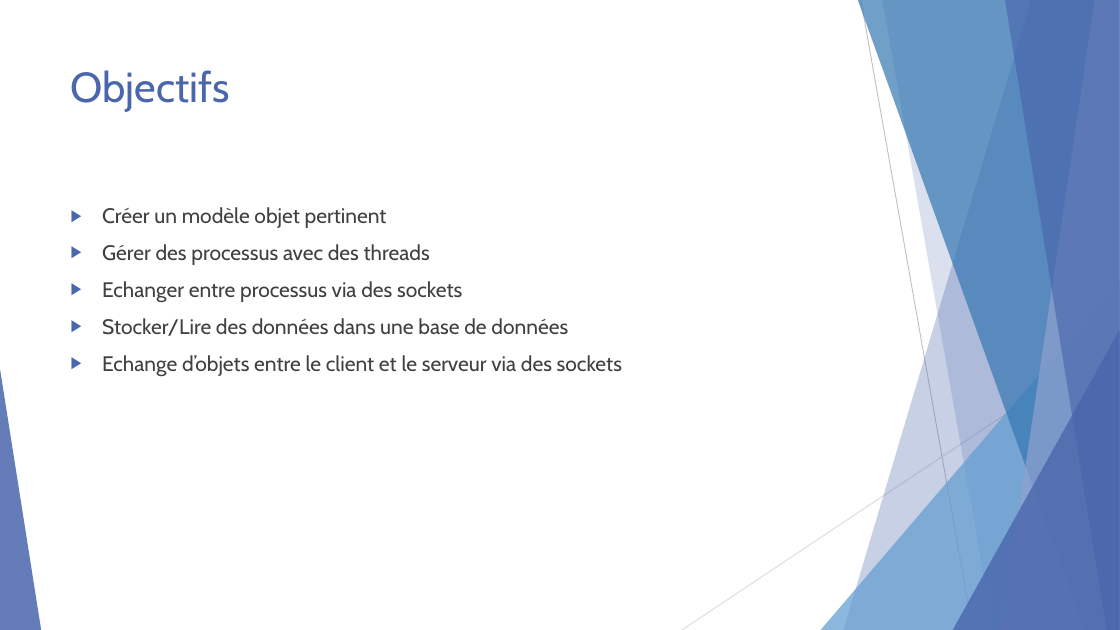
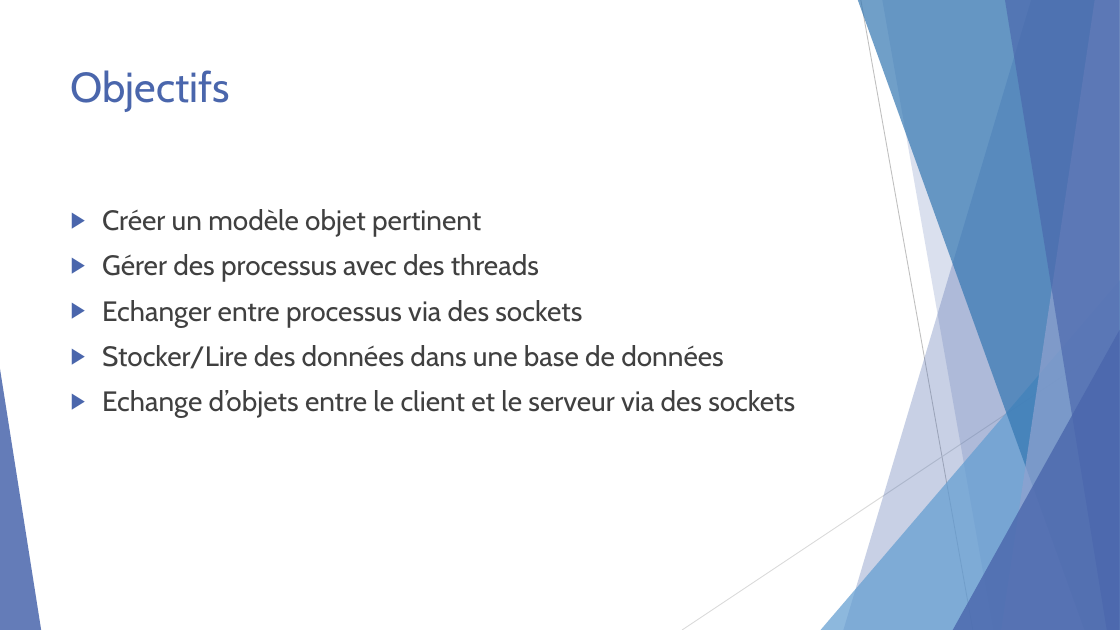
Before and after one commit to francoismonteil/Kahoot, a slide deck: slide 2 of Kahoot.pptx. Drawn at 1120x630 pixels with LibreOffice and Linux fonts; fonts in the diff are those of the drawing. Boxes give left, top, right and bottom in pixels: in the first picture for what was removed or moved away, otherwise in the second. Text is boxed around its words. In the diff, an @@ line names an element or a change of style, - is before the commit and + after.

```diff
--- a/Kahoot.pptx
+++ b/Kahoot.pptx
@@ text "Créer un modèle objet pertinent" at <box>102,209,795,418</box>: size 18 to 24 pt @@
```
Also in this commit, not shown: 4 other slides changed, 1 slide added.
